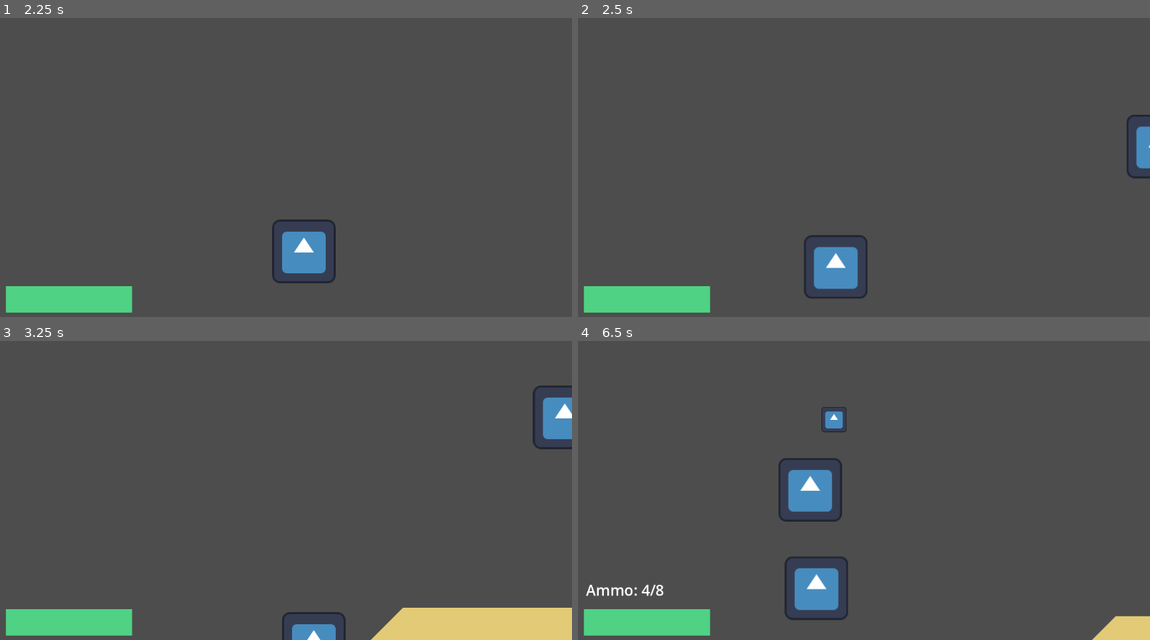
Above: before the commit, frames 1-4 (two rows, left to right).
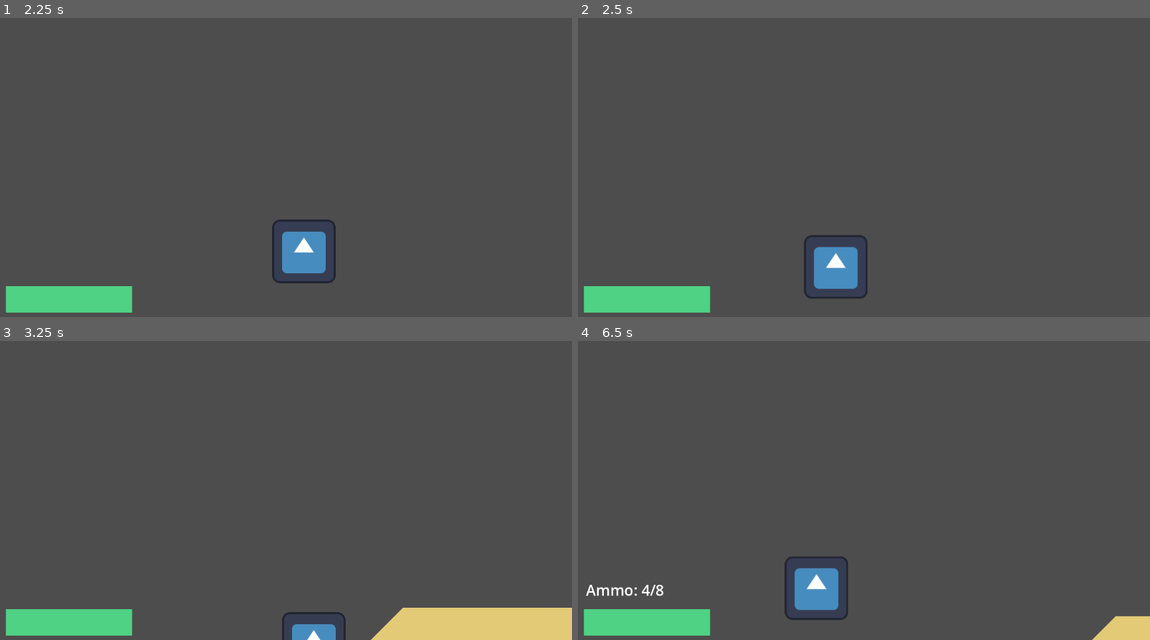
Above: after the commit, the same moments.

Repository: dzfrias/gladiator
Game: Godot game, scene res://scenes/playtest_scene.tscn
Two runs of this game, one before a commit and one after it. Both use one fixed random seed, a clock stepped at 60 frames per second and the inputs below. This scene is started directly instead of the project's main scene. The engine's default icon, where the game draws it, is replaced by a stand-in: a white triangle on a blue panel in a dark square.
Inputs (mouse positions are in pixels of both pictures, inside the frame that each line leads up to):
- Up to frame 1 (2.25 s): move the mouse to (411, 140) at 0.52 s; press the mouse at (411, 140) at 0.53 s; hold D (right) 0.53-2.03 s; tap Space (jump) at 0.77, 1.07, 1.52, 1.82 s; move the mouse to (171, 173) at 1.27 s; release the mouse at (171, 173) at 1.28 s; tap E (roll) at 1.35 s; move the mouse to (343, 83) at 2.02 s; hold A (left) from 2.03 s (still down); hold Q (toggle_weapon) from 2.03 s (still down)
- Up to frame 2 (2.5 s): keep holding A (left); keep holding Q (toggle_weapon)
- Up to frame 3 (3.25 s): move the mouse to (257, 544) at 2.77 s; release A (left) at 2.78 s; release Q (toggle_weapon) at 2.78 s; hold D (right) from 2.78 s (still down); click (257, 544) at 2.85 s; tap Space (jump) at 3.02 s
- Up to frame 4 (6.5 s): tap Space (jump) at 3.32, 3.77, 4.07, 4.52, 4.82, 6.02, 6.32 s; move the mouse to (1035, 526) at 3.52 s; hold E (roll) 3.53-4.28 s; move the mouse to (692, 430) at 4.27 s; release D (right) at 4.28 s; hold A (left) 4.28-5.03 s; tap Q (toggle_weapon) at 4.35 s; move the mouse to (892, 478) at 5.02 s; press the mouse at (892, 478) at 5.03 s; hold D (right) 5.03-5.78 s; move the mouse to (778, 397) at 5.77 s; release the mouse at (778, 397) at 5.78 s; hold A (left) from 5.78 s (still down); tap E (roll) at 5.85 s

Frame 1 is identical in both runs. In frame 2, 0.5% of the frame differs, in the area x 95-100%, y 32-54%; in frame 3, 0.9%; in frame 4, 1.7%, in the area x 35-47%, y 22-61%.

Commit message:
limit enemy amount in playtest

Diff:
--- a/scenes/playtest_scene.tscn
+++ b/scenes/playtest_scene.tscn
@@ -38,12 +38,13 @@
 tile_map_data = PackedByteArray("AAACAAEAAgAAAAAAAAADAAIAAgAAAAAAAAD8/wEAAgAAAAAAAAD9/wEAAgAAAAAAAAD+/wEAAgAAAAAAAAD//w …(34656 unchanged characters)…
 tile_set = SubResource("TileSet_3rlq7")
 
-[node name="Spawner" type="Node2D" parent="." node_paths=PackedStringArray("spawn_positions")]
+[node name="Spawner" type="Node2D" parent="." node_paths=PackedStringArray("spawn_positions", "enemy_group")]
 script = ExtResource("4_k3it1")
 wolf_prefab = ExtResource("5_mcqq3")
 vulture_prefab = ExtResource("6_cqa8h")
 spawn_positions = [NodePath("Spawnpoint1"), NodePath("Spawnpoint2")]
-spawn_delay = 18.0
+spawn_delay = 4.0
+enemy_group = NodePath("../EnemyGroup")
 
 [node name="Spawnpoint1" type="Node2D" parent="Spawner"]
 position = Vector2(-2469, -236)
@@ -67,3 +68,5 @@
 shape = SubResource("WorldBoundaryShape2D_8pxj3")
 
 [node name="PlayerUI" parent="." instance=ExtResource("7_igtfv")]
+
+[node name="EnemyGroup" type="Node2D" parent="."]
--- a/scripts/spawner.gd
+++ b/scripts/spawner.gd
@@ -4,6 +4,7 @@
 @export var vulture_prefab: PackedScene
 @export var spawn_positions: Array[Node2D]
 @export var spawn_delay: float = 10
+@export var enemy_group: Node2D
 
 var can_spawn: bool = true
 
@@ -13,7 +14,8 @@
 
 func spawn_enemies():
 	can_spawn = false
-	instantiate_enemies(3, 2)
+	if enemy_group.get_child_count() <= 4:
+		instantiate_enemies(1, 1)
 	await get_tree().create_timer(spawn_delay).timeout
 	can_spawn = true
 
@@ -24,7 +26,7 @@
 		var spawn_position = spawn_positions[random_index].global_position
 		wolf.global_position = spawn_position
 		wolf._always_tracking = true
-		get_tree().root.add_child(wolf)
+		enemy_group.add_child(wolf)
 
 	for i in range(vulture_amount):
 		var vulture = vulture_prefab.instantiate()
@@ -32,4 +34,4 @@
 		var spawn_position = spawn_positions[random_index].global_position
 		vulture.global_position = spawn_position
 		vulture._always_tracking = true
-		get_tree().root.add_child(vulture)
+		enemy_group.add_child(vulture)
